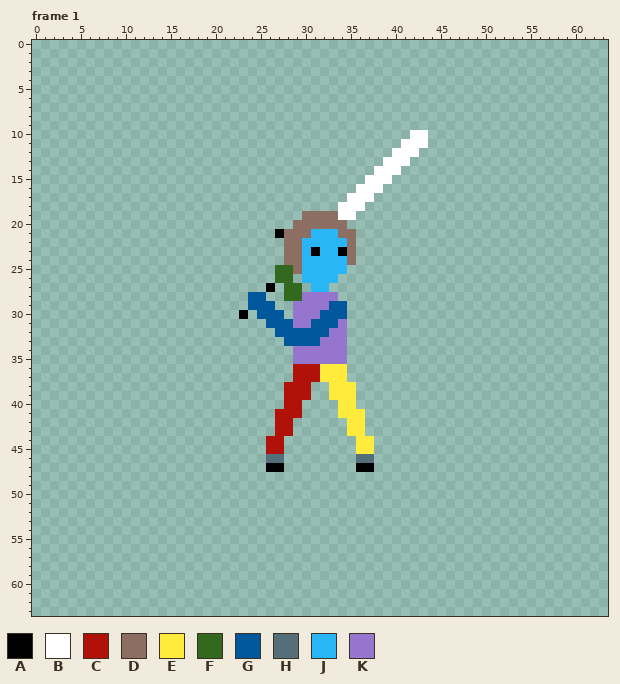
Pixel-art file -- The Fallen Guardian/Assets/Art/Characters/Player/_Sword/Player_Sword_BasicAttack_Right.aseprite. Above: the version before the commit.
64x64 pixels, 8 frames. Shown: frame 1. The commit also changed other frames, which this record leaves out.
Palette (. is transparent): A #000000  B #ffffff  C #b0120a  D #8d6e63  E #ffeb3b  F #33691e  G #01579b  H #546e7a  J #29b6f6  K #9575cd
And afterwards:
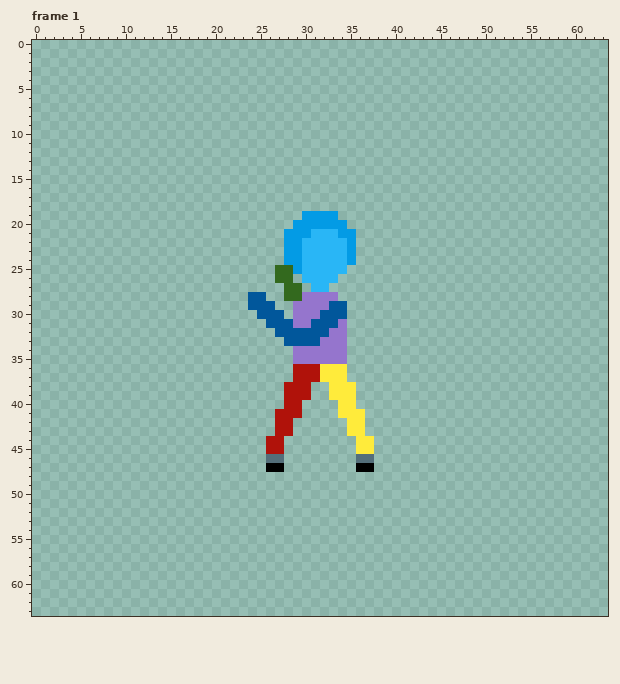
Change:
layer "Weapons/Sword" now hidden
layer "Eyes/Eyes 0" now hidden
layer "Hair/Hair 0" now hidden
colour D: #8d6e63 -> #039be5
Changed rows in their new state; - is a pixel that keeps its letter.
Frame 1:
first column x 27:
10 ---------------..
11 --------------...
12 -------------...-
13 ------------...--
14 -----------...---
15 ----------...----
16 ---------...-----
17 --------...------
18 -------...-------
19 -------..--------
21 .----------------
23 ----J--J---------
first column x 23:
27 ---.
30 .---
Where, in picture pixels (left, top, right, bottom), the same in both pictures:
changed: (239, 130, 428, 319)
